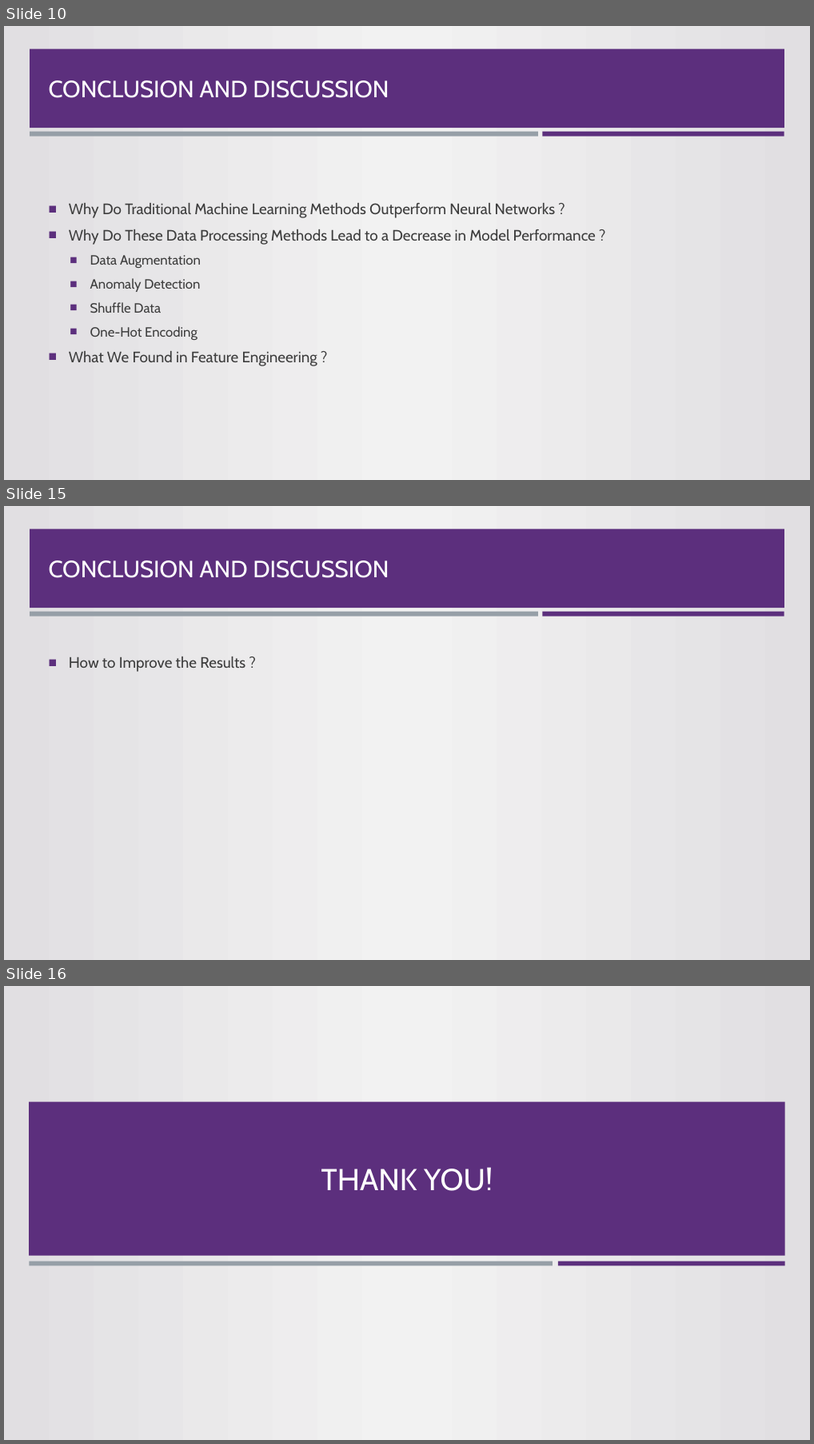
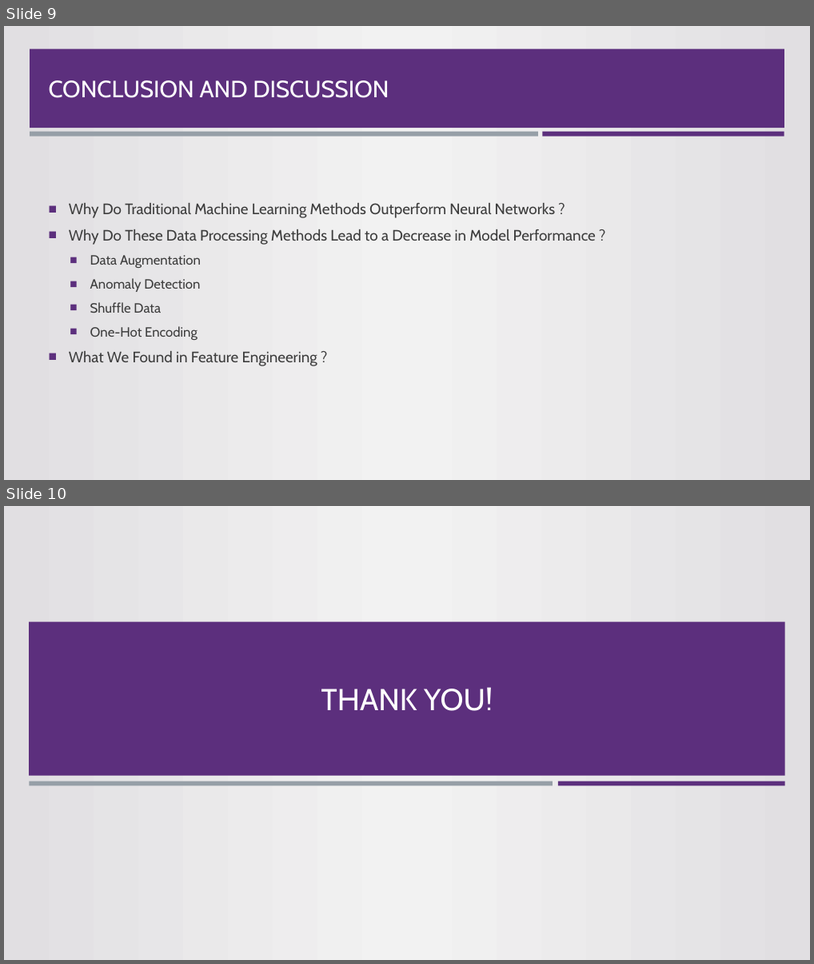
Before and after one commit to sunyrain/MLTask, a slide deck: Presentation.pptx. Shown one above the other, each under a label of ours: slides 10, 15 and 16 before the commit, slides 9 and 10 after it; the slides between them are not shown. The pictures are 814x1444 and 814x964 pixels, drawn with LibreOffice and Linux fonts; fonts in the diff are those of the drawing; background and template pictures are left out. Boxes give left, top, right and bottom in pixels: in the first picture for what was removed or moved away, otherwise in the second. Text is boxed around its words. In the diff, an @@ line names an element or a change of style, - is before the commit and + after.

```diff
--- a/Presentation.pptx
+++ b/Presentation.pptx
@@ slide 15 removed at [4, 506, 810, 960], background gradient #E1DFE2 to #F2F2F2; not listed: 3 template elements that a slide beside it also shows @@
@@ title removed at [49, 560, 389, 578] @@
-CONCLUSION AND DISCUSSION
@@ text removed at [69, 656, 246, 672] @@
-■ How to Improve the Results ?
@@ what was slide 10 is now slide 9 @@
@@ what was slide 16 is now slide 10 @@
```
Also in this commit, not shown: 3 slides changed, 1 slide added, 6 other slides removed.
